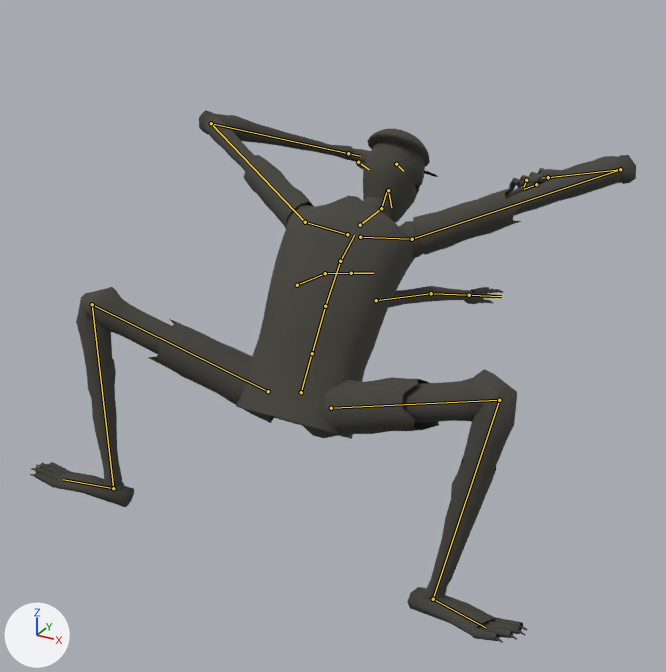
A saved change to the glTF model content/art/models/grumbler.glb.
Camera for both pictures: a 50 mm lens placed at (1.1, -1.84, 1.44), pointed at (-0.06, 0.28, 0.38). The lights are fixed; the arrows at lower left show +X, +Y and +Z. The first picture is the older version. Both versions are drawn at frame 18 of the action 'bite'; the numbers are the values there. The bones that change, and the others that lie on the model, are drawn over the model as lines.

The first picture shows 'body', 'head', 'limbs'.
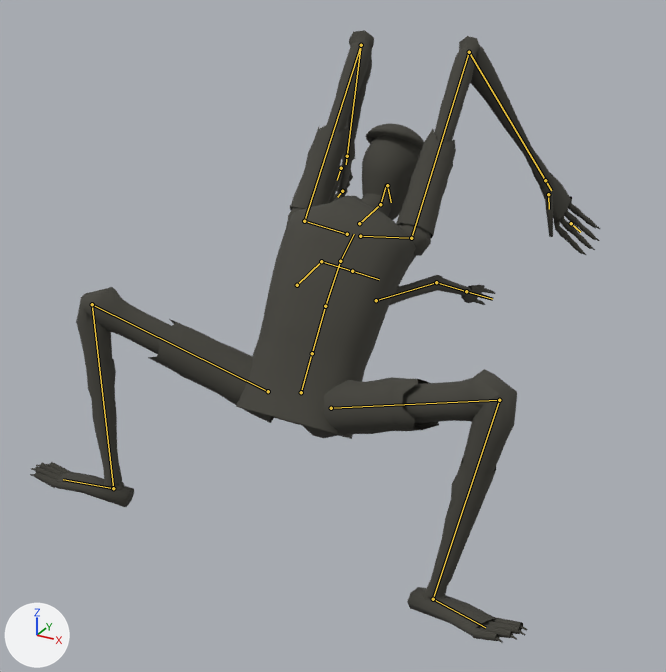
Changed parts and their boxes [x1, y1, x2, y2] in the pictures (666 x 672 px):
'limbs', posed (15% taller): before [30, 110, 636, 643]; after [30, 30, 600, 643]
'body', posed: before [236, 196, 424, 439]; after [236, 196, 431, 439]
'head', posed: before [363, 129, 438, 223]; after [361, 124, 424, 220]
bone 'spine_03', root to tip: before (340, 261) to (354, 235); after (340, 261) to (354, 234)
bone 'upperarm_l', root to tip: before (305, 222) to (211, 123); after (304, 221) to (361, 45)
bone 'lowerarm_l', root to tip: before (211, 123) to (348, 153); after (361, 45) to (347, 156)
bone 'fingers_l', root to tip: before (396, 164) to (403, 171); after (342, 191) to (337, 197)
bone 'upperarm_r', root to tip: before (412, 239) to (620, 169); after (411, 238) to (469, 52)
bone 'lowerarm_r', root to tip: before (620, 169) to (548, 177); after (469, 52) to (545, 180)
bone 'fingers_r', root to tip: before (526, 180) to (524, 186); after (571, 223) to (580, 232)
bone 'arm2_l_01', root to tip: before (297, 285) to (325, 273); after (297, 285) to (321, 261)
bone 'arm2_l_02', root to tip: before (325, 273) to (351, 273); after (321, 261) to (352, 271)
bone 'arm2_r_01', root to tip: before (376, 300) to (431, 293); after (376, 300) to (436, 282)
bone 'arm2_r_02', root to tip: before (431, 293) to (469, 295); after (436, 282) to (466, 291)

The edits, one by one:
Bone 'spine_03' (bone_spine_03) turns from (-17, 0, 0) to (-15, 0, 0) degrees about its own x, y and z.
Bone 'upperarm_l' (bone_upperarm_l) turns from (45, -42, -29) to (83, -16, 23) degrees about its own x, y and z.
Bone 'lowerarm_l' (bone_lowerarm_l) turns from (0, 0, -106) to (0, 0, -109) degrees about its own x, y and z.
Bone 'fingers_l' (bone_fingers_l) turns from (-28, 0, 0) to (-22, 0, 0) degrees about its own x, y and z.
Bone 'upperarm_r' (bone_upperarm_r) turns from (45, 42, 29) to (83, 16, -23) degrees about its own x, y and z.
Bone 'lowerarm_r' (bone_lowerarm_r) turns from (0, 0, 106) to (0, 0, 109) degrees about its own x, y and z.
Bone 'fingers_r' (bone_fingers_r) turns from (-28, 0, 0) to (-22, 0, 0) degrees about its own x, y and z.
Bone 'arm2_l_01' (bone_arm2_l_01) turns from (39, 44, -48) to (47, 40, -38) degrees about its own x, y and z.
Bone 'arm2_l_02' (bone_arm2_l_02) turns from (0, 0, -8) to (0, 0, -23) degrees about its own x, y and z.
Bone 'arm2_r_01' (bone_arm2_r_01) turns from (39, -44, 48) to (47, -39, 38) degrees about its own x, y and z.
Bone 'arm2_r_02' (bone_arm2_r_02) turns from (0, 0, 8) to (0, 0, 23) degrees about its own x, y and z.
